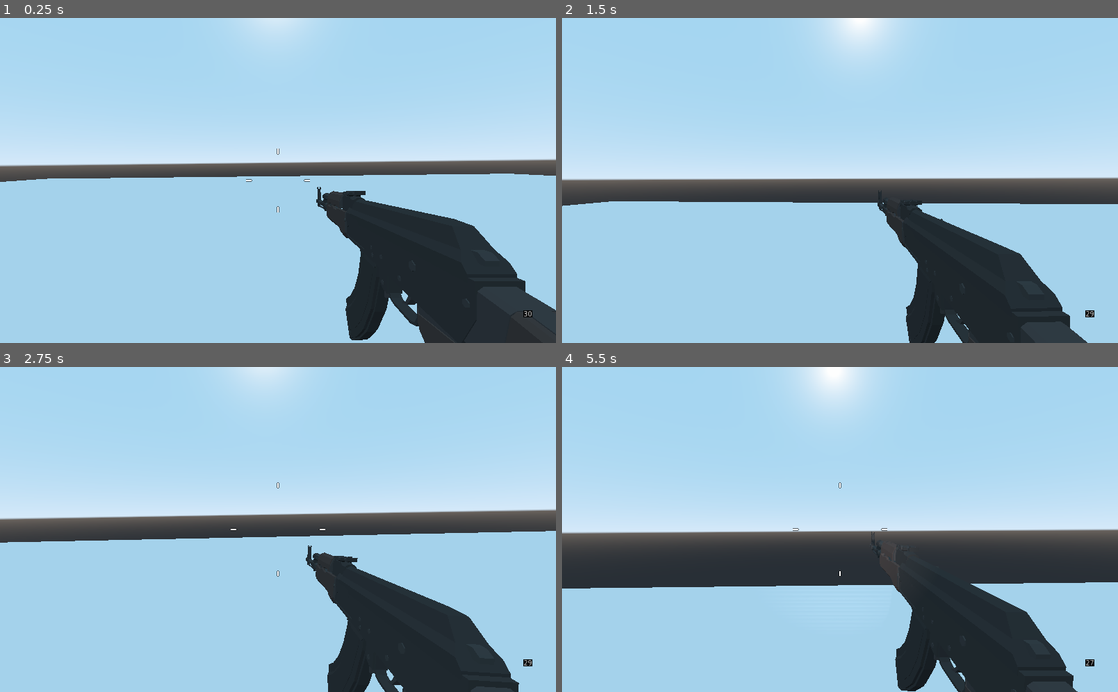
Above: before the commit, frames 1-4 (two rows, left to right).
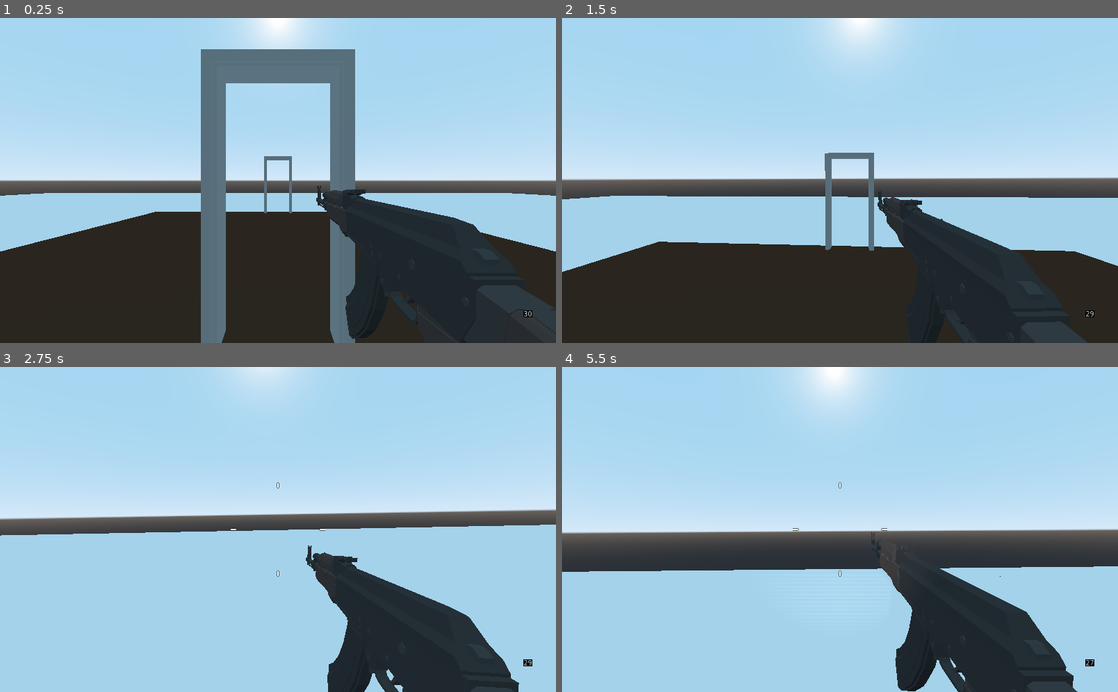
Above: after the commit, the same moments.

Repository: rafavital/obmil
Game: Godot game, scene res://assets/scenes/world.tscn
Same seed, same stepped clock (60 frames per second), same inputs: the game is played once before the commit and once after it.
Inputs (mouse positions are in pixels of both pictures, inside the frame that each line leads up to):
- Up to frame 1 (0.25 s): no input
- Up to frame 2 (1.5 s): move the mouse to (867, 180) at 0.52 s; hold Z 0.53-1.28 s; hold W from 0.53 s (still down); click (867, 180) at 0.67 s; tap Space at 0.77 s; move the mouse to (812, 180) at 1.27 s; tap Shift at 1.35 s
- Up to frame 3 (2.75 s): keep holding W; tap Space at 1.52 s; move the mouse to (289, 523) at 2.02 s; hold Q from 2.03 s (still down)
- Up to frame 4 (5.5 s): keep holding W; move the mouse to (834, 536) at 2.77 s; release Q at 2.78 s; tap Ctrl at 2.85 s; click (834, 536) at 2.92 s; tap Space at 3.02, 3.77, 4.52 s; move the mouse to (878, 532) at 3.52 s; hold C 3.53-4.28 s; move the mouse to (795, 526) at 4.27 s; tap F at 4.35 s; move the mouse to (845, 529) at 5.02 s; hold E from 5.03 s (still down); click (845, 529) at 5.17 s

The runs differ from the first frame. In frame 1, 41% of the frame differs, in the area x 0-100%, y 0-100%; in frame 2, 24%; in frame 3, 2.1%; in frame 4, 4.4%.

Commit message:
made room disapear when you exit

Diff:
--- a/assets/scenes/room.tscn
+++ b/assets/scenes/room.tscn
@@ -1,3 +1,596 @@
-[gd_scene format=2]
+[gd_scene load_steps=5 format=2]
+
+[ext_resource path="res://assets/models/modular_house_collection/Structure_Floor.obj" type="ArrayMesh" id=1]
+[ext_resource path="res://assets/models/modular_house_collection/Structure_Exterior_Doorway.obj" type="ArrayMesh" id=2]
+[ext_resource path="res://src/Room.gd" type="Script" id=3]
+
+[sub_resource type="BoxShape" id=1]
+extents = Vector3( 0.50797, 1, 0.514196 )
 
 [node name="Room" type="Spatial"]
+script = ExtResource( 3 )
+
+[node name="Floor" type="Spatial" parent="."]
+
+[node name="Structure_Floor" type="MeshInstance" parent="Floor"]
+mesh = ExtResource( 1 )
+material/0 = null
+material/1 = null
+material/2 = null
+material/3 = null
+material/4 = null
+
+[node name="Structure_Floor5" type="MeshInstance" parent="Floor"]
+transform = Transform( 1, 0, 0, 0, 1, 0, 0, 0, 1, 0, 0, -1 )
+mesh = ExtResource( 1 )
+material/0 = null
+material/1 = null
+material/2 = null
+material/3 = null
+material/4 = null
+
+[node name="Structure_Floor6" type="MeshInstance" parent="Floor"]
+transform = Transform( 1, 0, 0, 0, 1, 0, 0, 0, 1, 0, 0, -2 )
+mesh = ExtResource( 1 )
+material/0 = null
+material/1 = null
+material/2 = null
+material/3 = null
+material/4 = null
+
+[node name="Structure_Floor7" type="MeshInstance" parent="Floor"]
+transform = Transform( 1, 0, 0, 0, 1, 0, 0, 0, 1, 0, 0, -3 )
+mesh = ExtResource( 1 )
+material/0 = null
+material/1 = null
+material/2 = null
+material/3 = null
+material/4 = null
+
+[node name="Structure_Floor2" type="MeshInstance" parent="Floor"]
+transform = Transform( 1, 0, 0, 0, 1, 0, 0, 0, 1, 0, 0, 1 )
+mesh = ExtResource( 1 )
+material/0 = null
+material/1 = null
+material/2 = null
+material/3 = null
+material/4 = null
+
+[node name="Structure_Floor3" type="MeshInstance" parent="Floor"]
+transform = Transform( 1, 0, 0, 0, 1, 0, 0, 0, 1, 0, 0, 2 )
+mesh = ExtResource( 1 )
+material/0 = null
+material/1 = null
+material/2 = null
+material/3 = null
+material/4 = null
+
+[node name="Structure_Floor4" type="MeshInstance" parent="Floor"]
+transform = Transform( 1, 0, 0, 0, 1, 0, 0, 0, 1, 0, 0, 3 )
+mesh = ExtResource( 1 )
+material/0 = null
+material/1 = null
+material/2 = null
+material/3 = null
+material/4 = null
+
+[node name="Structure_Floor15" type="MeshInstance" parent="Floor"]
+transform = Transform( 1, 0, 0, 0, 1, 0, 0, 0, 1, -1, 0, 0 )
+mesh = ExtResource( 1 )
+material/0 = null
+material/1 = null
+material/2 = null
+material/3 = null
+material/4 = null
+
+[node name="Structure_Floor16" type="MeshInstance" parent="Floor"]
+transform = Transform( 1, 0, 0, 0, 1, 0, 0, 0, 1, -1, 0, -1 )
+mesh = ExtResource( 1 )
+material/0 = null
+material/1 = null
+material/2 = null
+material/3 = null
+material/4 = null
+
+[node name="Structure_Floor17" type="MeshInstance" parent="Floor"]
+transform = Transform( 1, 0, 0, 0, 1, 0, 0, 0, 1, -1, 0, -2 )
+mesh = ExtResource( 1 )
+material/0 = null
+material/1 = null
+material/2 = null
+material/3 = null
+material/4 = null
+
+[node name="Structure_Floor18" type="MeshInstance" parent="Floor"]
+transform = Transform( 1, 0, 0, 0, 1, 0, 0, 0, 1, -1, 0, -3 )
+mesh = ExtResource( 1 )
+material/0 = null
+material/1 = null
+material/2 = null
+material/3 = null
+material/4 = null
+
+[node name="Structure_Floor19" type="MeshInstance" parent="Floor"]
+transform = Transform( 1, 0, 0, 0, 1, 0, 0, 0, 1, -1, 0, 1 )
+mesh = ExtResource( 1 )
+material/0 = null
+material/1 = null
+material/2 = null
+material/3 = null
+material/4 = null
+
+[node name="Structure_Floor20" type="MeshInstance" parent="Floor"]
+transform = Transform( 1, 0, 0, 0, 1, 0, 0, 0, 1, -1, 0, 2 )
+mesh = ExtResource( 1 )
+material/0 = null
+material/1 = null
+material/2 = null
+material/3 = null
+material/4 = null
+
+[node name="Structure_Floor21" type="MeshInstance" parent="Floor"]
+transform = Transform( 1, 0, 0, 0, 1, 0, 0, 0, 1, -1, 0, 3 )
+mesh = ExtResource( 1 )
+material/0 = null
+material/1 = null
+material/2 = null
+material/3 = null
+material/4 = null
+
+[node name="Structure_Floor22" type="MeshInstance" parent="Floor"]
+transform = Transform( 1, 0, 0, 0, 1, 0, 0, 0, 1, -2, 0, 0 )
+mesh = ExtResource( 1 )
+material/0 = null
+material/1 = null
+material/2 = null
+material/3 = null
+material/4 = null
+
+[node name="Structure_Floor23" type="MeshInstance" parent="Floor"]
+transform = Transform( 1, 0, 0, 0, 1, 0, 0, 0, 1, -2, 0, -1 )
+mesh = ExtResource( 1 )
+material/0 = null
+material/1 = null
+material/2 = null
+material/3 = null
+material/4 = null
+
+[node name="Structure_Floor24" type="MeshInstance" parent="Floor"]
+transform = Transform( 1, 0, 0, 0, 1, 0, 0, 0, 1, -2, 0, -2 )
+mesh = ExtResource( 1 )
+material/0 = null
+material/1 = null
+material/2 = null
+material/3 = null
+material/4 = null
+
+[node name="Structure_Floor25" type="MeshInstance" parent="Floor"]
+transform = Transform( 1, 0, 0, 0, 1, 0, 0, 0, 1, -2, 0, -3 )
+mesh = ExtResource( 1 )
+material/0 = null
+material/1 = null
+material/2 = null
+material/3 = null
+material/4 = null
+
+[node name="Structure_Floor26" type="MeshInstance" parent="Floor"]
+transform = Transform( 1, 0, 0, 0, 1, 0, 0, 0, 1, -2, 0, 1 )
+mesh = ExtResource( 1 )
+material/0 = null
+material/1 = null
+material/2 = null
+material/3 = null
+material/4 = null
+
+[node name="Structure_Floor27" type="MeshInstance" parent="Floor"]
+transform = Transform( 1, 0, 0, 0, 1, 0, 0, 0, 1, -2, 0, 2 )
+mesh = ExtResource( 1 )
+material/0 = null
+material/1 = null
+material/2 = null
+material/3 = null
+material/4 = null
+
+[node name="Structure_Floor28" type="MeshInstance" parent="Floor"]
+transform = Transform( 1, 0, 0, 0, 1, 0, 0, 0, 1, -2, 0, 3 )
+mesh = ExtResource( 1 )
+material/0 = null
+material/1 = null
+material/2 = null
+material/3 = null
+material/4 = null
+
+[node name="Structure_Floor29" type="MeshInstance" parent="Floor"]
+transform = Transform( 1, 0, 0, 0, 1, 0, 0, 0, 1, 2, 0, 0 )
+mesh = ExtResource( 1 )
+material/0 = null
+material/1 = null
+material/2 = null
+material/3 = null
+material/4 = null
+
+[node name="Structure_Floor30" type="MeshInstance" parent="Floor"]
+transform = Transform( 1, 0, 0, 0, 1, 0, 0, 0, 1, 2, 0, -1 )
+mesh = ExtResource( 1 )
+material/0 = null
+material/1 = null
+material/2 = null
+material/3 = null
+material/4 = null
+
+[node name="Structure_Floor31" type="MeshInstance" parent="Floor"]
+transform = Transform( 1, 0, 0, 0, 1, 0, 0, 0, 1, 2, 0, -2 )
+mesh = ExtResource( 1 )
+material/0 = null
+material/1 = null
+material/2 = null
+material/3 = null
+material/4 = null
+
+[node name="Structure_Floor32" type="MeshInstance" parent="Floor"]
+transform = Transform( 1, 0, 0, 0, 1, 0, 0, 0, 1, 2, 0, -3 )
+mesh = ExtResource( 1 )
+material/0 = null
+material/1 = null
+material/2 = null
+material/3 = null
+material/4 = null
+
+[node name="Structure_Floor33" type="MeshInstance" parent="Floor"]
+transform = Transform( 1, 0, 0, 0, 1, 0, 0, 0, 1, 2, 0, 1 )
+mesh = ExtResource( 1 )
+material/0 = null
+material/1 = null
+material/2 = null
+material/3 = null
+material/4 = null
+
+[node name="Structure_Floor34" type="MeshInstance" parent="Floor"]
+transform = Transform( 1, 0, 0, 0, 1, 0, 0, 0, 1, 2, 0, 2 )
+mesh = ExtResource( 1 )
+material/0 = null
+material/1 = null
+material/2 = null
+material/3 = null
+material/4 = null
+
+[node name="Structure_Floor35" type="MeshInstance" parent="Floor"]
+transform = Transform( 1, 0, 0, 0, 1, 0, 0, 0, 1, 2, 0, 3 )
+mesh = ExtResource( 1 )
+material/0 = null
+material/1 = null
+material/2 = null
+material/3 = null
+material/4 = null
+
+[node name="Structure_Floor36" type="MeshInstance" parent="Floor"]
+transform = Transform( 1, 0, 0, 0, 1, 0, 0, 0, 1, -3, 0, 0 )
+mesh = ExtResource( 1 )
+material/0 = null
+material/1 = null
+material/2 = null
+material/3 = null
+material/4 = null
+
+[node name="Structure_Floor37" type="MeshInstance" parent="Floor"]
+transform = Transform( 1, 0, 0, 0, 1, 0, 0, 0, 1, -3, 0, -1 )
+mesh = ExtResource( 1 )
+material/0 = null
+material/1 = null
+material/2 = null
+material/3 = null
+material/4 = null
+
+[node name="Structure_Floor38" type="MeshInstance" parent="Floor"]
+transform = Transform( 1, 0, 0, 0, 1, 0, 0, 0, 1, -3, 0, -2 )
+mesh = ExtResource( 1 )
+material/0 = null
+material/1 = null
+material/2 = null
+material/3 = null
+material/4 = null
+
+[node name="Structure_Floor39" type="MeshInstance" parent="Floor"]
+transform = Transform( 1, 0, 0, 0, 1, 0, 0, 0, 1, -3, 0, -3 )
+mesh = ExtResource( 1 )
+material/0 = null
+material/1 = null
+material/2 = null
+material/3 = null
+material/4 = null
+
+[node name="Structure_Floor40" type="MeshInstance" parent="Floor"]
+transform = Transform( 1, 0, 0, 0, 1, 0, 0, 0, 1, -3, 0, 1 )
+mesh = ExtResource( 1 )
+material/0 = null
+material/1 = null
+material/2 = null
+material/3 = null
+material/4 = null
+
+[node name="Structure_Floor41" type="MeshInstance" parent="Floor"]
+transform = Transform( 1, 0, 0, 0, 1, 0, 0, 0, 1, -3, 0, 2 )
+mesh = ExtResource( 1 )
+material/0 = null
+material/1 = null
+material/2 = null
+material/3 = null
+material/4 = null
+
+[node name="Structure_Floor42" type="MeshInstance" parent="Floor"]
+transform = Transform( 1, 0, 0, 0, 1, 0, 0, 0, 1, -3, 0, 3 )
+mesh = ExtResource( 1 )
+material/0 = null
+material/1 = null
+material/2 = null
+material/3 = null
+material/4 = null
+
+[node name="Structure_Floor43" type="MeshInstance" parent="Floor"]
+transform = Transform( 1, 0, 0, 0, 1, 0, 0, 0, 1, 3, 0, 0 )
+mesh = ExtResource( 1 )
+material/0 = null
+material/1 = null
+material/2 = null
+material/3 = null
+material/4 = null
+
+[node name="Structure_Floor44" type="MeshInstance" parent="Floor"]
+transform = Transform( 1, 0, 0, 0, 1, 0, 0, 0, 1, 3, 0, -1 )
+mesh = ExtResource( 1 )
+material/0 = null
+material/1 = null
+material/2 = null
+material/3 = null
+material/4 = null
+
+[node name="Structure_Floor45" type="MeshInstance" parent="Floor"]
+transform = Transform( 1, 0, 0, 0, 1, 0, 0, 0, 1, 3, 0, -2 )
+mesh = ExtResource( 1 )
+material/0 = null
+material/1 = null
+material/2 = null
+material/3 = null
+material/4 = null
+
+[node name="Structure_Floor46" type="MeshInstance" parent="Floor"]
+transform = Transform( 1, 0, 0, 0, 1, 0, 0, 0, 1, 3, 0, -3 )
+mesh = ExtResource( 1 )
+material/0 = null
+material/1 = null
+material/2 = null
+material/3 = null
+material/4 = null
+
+[node name="Structure_Floor47" type="MeshInstance" parent="Floor"]
+transform = Transform( 1, 0, 0, 0, 1, 0, 0, 0, 1, 3, 0, 1 )
+mesh = ExtResource( 1 )
+material/0 = null
+material/1 = null
+material/2 = null
+material/3 = null
+material/4 = null
+
+[node name="Structure_Floor48" type="MeshInstance" parent="Floor"]
+transform = Transform( 1, 0, 0, 0, 1, 0, 0, 0, 1, 3, 0, 2 )
+mesh = ExtResource( 1 )
+material/0 = null
+material/1 = null
+material/2 = null
+material/3 = null
+material/4 = null
+
+[node name="Structure_Floor49" type="MeshInstance" parent="Floor"]
+transform = Transform( 1, 0, 0, 0, 1, 0, 0, 0, 1, 3, 0, 3 )
+mesh = ExtResource( 1 )
+material/0 = null
+material/1 = null
+material/2 = null
+material/3 = null
+material/4 = null
+
+[node name="Structure_Floor50" type="MeshInstance" parent="Floor"]
+transform = Transform( 1, 0, 0, 0, 1, 0, 0, 0, 1, 4, 0, 0 )
+mesh = ExtResource( 1 )
+material/0 = null
+material/1 = null
+material/2 = null
+material/3 = null
+material/4 = null
+
+[node name="Structure_Floor51" type="MeshInstance" parent="Floor"]
+transform = Transform( 1, 0, 0, 0, 1, 0, 0, 0, 1, 4, 0, -1 )
+mesh = ExtResource( 1 )
+material/0 = null
+material/1 = null
+material/2 = null
+material/3 = null
+material/4 = null
+
+[node name="Structure_Floor52" type="MeshInstance" parent="Floor"]
+transform = Transform( 1, 0, 0, 0, 1, 0, 0, 0, 1, 4, 0, -2 )
+mesh = ExtResource( 1 )
+material/0 = null
+material/1 = null
+material/2 = null
+material/3 = null
+material/4 = null
+
+[node name="Structure_Floor53" type="MeshInstance" parent="Floor"]
+transform = Transform( 1, 0, 0, 0, 1, 0, 0, 0, 1, 4, 0, -3 )
+mesh = ExtResource( 1 )
+material/0 = null
+material/1 = null
+material/2 = null
+material/3 = null
+material/4 = null
+
+[node name="Structure_Floor54" type="MeshInstance" parent="Floor"]
+transform = Transform( 1, 0, 0, 0, 1, 0, 0, 0, 1, 4, 0, 1 )
+mesh = ExtResource( 1 )
+material/0 = null
+material/1 = null
+material/2 = null
+material/3 = null
+material/4 = null
+
+[node name="Structure_Floor55" type="MeshInstance" parent="Floor"]
+transform = Transform( 1, 0, 0, 0, 1, 0, 0, 0, 1, 4, 0, 2 )
+mesh = ExtResource( 1 )
+material/0 = null
+material/1 = null
+material/2 = null
+material/3 = null
+material/4 = null
+
+[node name="Structure_Floor56" type="MeshInstance" parent="Floor"]
+transform = Transform( 1, 0, 0, 0, 1, 0, 0, 0, 1, 4, 0, 3 )
+mesh = ExtResource( 1 )
+material/0 = null
+material/1 = null
+material/2 = null
+material/3 = null
+material/4 = null
+
+[node name="Structure_Floor57" type="MeshInstance" parent="Floor"]
+transform = Transform( 1, 0, 0, 0, 1, 0, 0, 0, 1, -4, 0, 0 )
+mesh = ExtResource( 1 )
+material/0 = null
+material/1 = null
+material/2 = null
+material/3 = null
+material/4 = null
+
+[node name="Structure_Floor58" type="MeshInstance" parent="Floor"]
+transform = Transform( 1, 0, 0, 0, 1, 0, 0, 0, 1, -4, 0, -1 )
+mesh = ExtResource( 1 )
+material/0 = null
+material/1 = null
+material/2 = null
+material/3 = null
+material/4 = null
+
+[node name="Structure_Floor59" type="MeshInstance" parent="Floor"]
+transform = Transform( 1, 0, 0, 0, 1, 0, 0, 0, 1, -4, 0, -2 )
+mesh = ExtResource( 1 )
+material/0 = null
+material/1 = null
+material/2 = null
+material/3 = null
+material/4 = null
+
+[node name="Structure_Floor60" type="MeshInstance" parent="Floor"]
+transform = Transform( 1, 0, 0, 0, 1, 0, 0, 0, 1, -4, 0, -3 )
+mesh = ExtResource( 1 )
+material/0 = null
+material/1 = null
+material/2 = null
+material/3 = null
+material/4 = null
+
+[node name="Structure_Floor61" type="MeshInstance" parent="Floor"]
+transform = Transform( 1, 0, 0, 0, 1, 0, 0, 0, 1, -4, 0, 1 )
+mesh = ExtResource( 1 )
+material/0 = null
+material/1 = null
+material/2 = null
+material/3 = null
+material/4 = null
+
+[node name="Structure_Floor62" type="MeshInstance" parent="Floor"]
+transform = Transform( 1, 0, 0, 0, 1, 0, 0, 0, 1, -4, 0, 2 )
+mesh = ExtResource( 1 )
+material/0 = null
+material/1 = null
+material/2 = null
+material/3 = null
+material/4 = null
+
+[node name="Structure_Floor63" type="MeshInstance" parent="Floor"]
+transform = Transform( 1, 0, 0, 0, 1, 0, 0, 0, 1, -4, 0, 3 )
+mesh = ExtResource( 1 )
+material/0 = null
+material/1 = null
+material/2 = null
+material/3 = null
+material/4 = null
+
+[node name="Structure_Floor8" type="MeshInstance" parent="Floor"]
+transform = Transform( 1, 0, 0, 0, 1, 0, 0, 0, 1, 1, 0, 0 )
+mesh = ExtResource( 1 )
+material/0 = null
+material/1 = null
+material/2 = null
+material/3 = null
+material/4 = null
+
+[node name="Structure_Floor9" type="MeshInstance" parent="Floor"]
+transform = Transform( 1, 0, 0, 0, 1, 0, 0, 0, 1, 1, 0, -1 )
+mesh = ExtResource( 1 )
+material/0 = null
+material/1 = null
+material/2 = null
+material/3 = null
+material/4 = null
+
+[node name="Structure_Floor10" type="MeshInstance" parent="Floor"]
+transform = Transform( 1, 0, 0, 0, 1, 0, 0, 0, 1, 1, 0, -2 )
+mesh = ExtResource( 1 )
+material/0 = null
+material/1 = null
+material/2 = null
+material/3 = null
+material/4 = null
+
+[node name="Structure_Floor11" type="MeshInstance" parent="Floor"]
+transform = Transform( 1, 0, 0, 0, 1, 0, 0, 0, 1, 1, 0, -3 )
+mesh = ExtResource( 1 )
+material/0 = null
+material/1 = null
+material/2 = null
+material/3 = null
+material/4 = null
+
+[node name="Structure_Floor12" type="MeshInstance" parent="Floor"]
+transform = Transform( 1, 0, 0, 0, 1, 0, 0, 0, 1, 1, 0, 1 )
+mesh = ExtResource( 1 )
+material/0 = null
+material/1 = null
+material/2 = null
+material/3 = null
+material/4 = null
+
+[node name="Structure_Floor13" type="MeshInstance" parent="Floor"]
+transform = Transform( 1, 0, 0, 0, 1, 0, 0, 0, 1, 1, 0, 2 )
+mesh = ExtResource( 1 )
+material/0 = null
+material/1 = null
+material/2 = null
+material/3 = null
+material/4 = null
+
+[node name="Structure_Floor14" type="MeshInstance" parent="Floor"]
+transform = Transform( 1, 0, 0, 0, 1, 0, 0, 0, 1, 1, 0, 3 )
+mesh = ExtResource( 1 )
+material/0 = null
+material/1 = null
+material/2 = null
+material/3 = null
+material/4 = null
+
+[node name="Doorway" type="MeshInstance" parent="."]
+transform = Transform( 1, 0, 0, 0, 1, 0, 0, 0, 1, 0, 0, 3.8 )
+mesh = ExtResource( 2 )
+material/0 = null
+
+[node name="Doorway2" type="MeshInstance" parent="."]
+transform = Transform( 1, 0, 0, 0, 1, 0, 0, 0, 1, 0, 0, -2.9 )
+mesh = ExtResource( 2 )
+material/0 = null
+
+[node name="ExitTrigger" type="Area" parent="."]
+transform = Transform( 1, 0, 0, 0, 1, 0, 0, 0, 1, 0, 1, -5 )
+
+[node name="CollisionShape" type="CollisionShape" parent="ExitTrigger"]
+shape = SubResource( 1 )
+[connection signal="body_entered" from="ExitTrigger" to="." method="_on_ExitTrigger_body_entered"]
--- a/assets/scenes/world.tscn
+++ b/assets/scenes/world.tscn
@@ -1,7 +1,8 @@
-[gd_scene load_steps=5 format=2]
+[gd_scene load_steps=6 format=2]
 
 [ext_resource path="res://src/World.gd" type="Script" id=1]
 [ext_resource path="res://player/Player.tscn" type="PackedScene" id=2]
+[ext_resource path="res://assets/scenes/room.tscn" type="PackedScene" id=3]
 
 [sub_resource type="PlaneMesh" id=1]
 
@@ -12,16 +13,19 @@
 script = ExtResource( 1 )
 
 [node name="Player" parent="." instance=ExtResource( 2 )]
-transform = Transform( 1, 0, 0, 0, 1, 0, 0, 0, 1, 0, 1, 0 )
+transform = Transform( 0.7, 0, 0, 0, 0.7, 0, 0, 0, 0.7, 0, 0.848912, 0 )
 
-[node name="MeshInstance" type="MeshInstance" parent="."]
-transform = Transform( -25, 0, -2.18557e-06, 0, 1, 0, 2.18557e-06, 0, -25, 0, 0, 0 )
+[node name="Test Floor" type="MeshInstance" parent="."]
+transform = Transform( -25, 0, -2.18557e-06, 0, 1, 0, 2.18557e-06, 0, -25, 0, -0.218443, 0 )
 mesh = SubResource( 1 )
 material/0 = null
 
-[node name="StaticBody" type="StaticBody" parent="MeshInstance"]
+[node name="StaticBody" type="StaticBody" parent="Test Floor"]
 
-[node name="CollisionShape" type="CollisionShape" parent="MeshInstance/StaticBody"]
+[node name="CollisionShape" type="CollisionShape" parent="Test Floor/StaticBody"]
 shape = SubResource( 2 )
 
+[node name="Room" parent="." instance=ExtResource( 3 )]
+transform = Transform( 1, 0, 0, 0, 1, 0, 0, 0, 1, 0, 0, -5 )
+
 [editable path="Player"]
--- /dev/null
+++ b/src/Room.gd
@@ -0,0 +1,9 @@
+extends Spatial
+
+
+
+
+func _on_ExitTrigger_body_entered(body: Node) -> void:
+	var dir = sign(transform.basis.z.dot(body.transform.basis.z))
+	if dir > 0:
+		queue_free()
